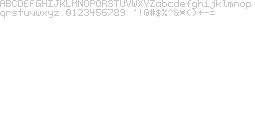
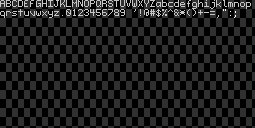
Revision of a layered 255px x 128px image; what changed, layer by layer:
painted on "Layer 1 copy" over [217, 9, 236, 18]
showed "Background" over [0, 0, 255, 128]
